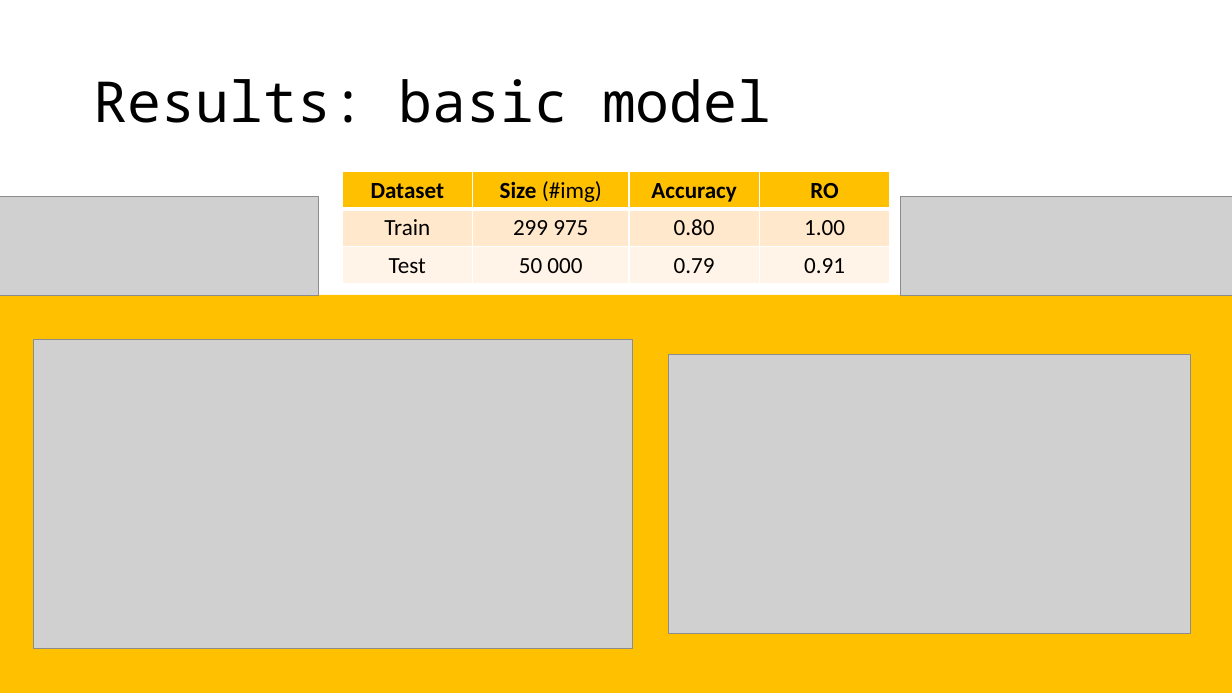
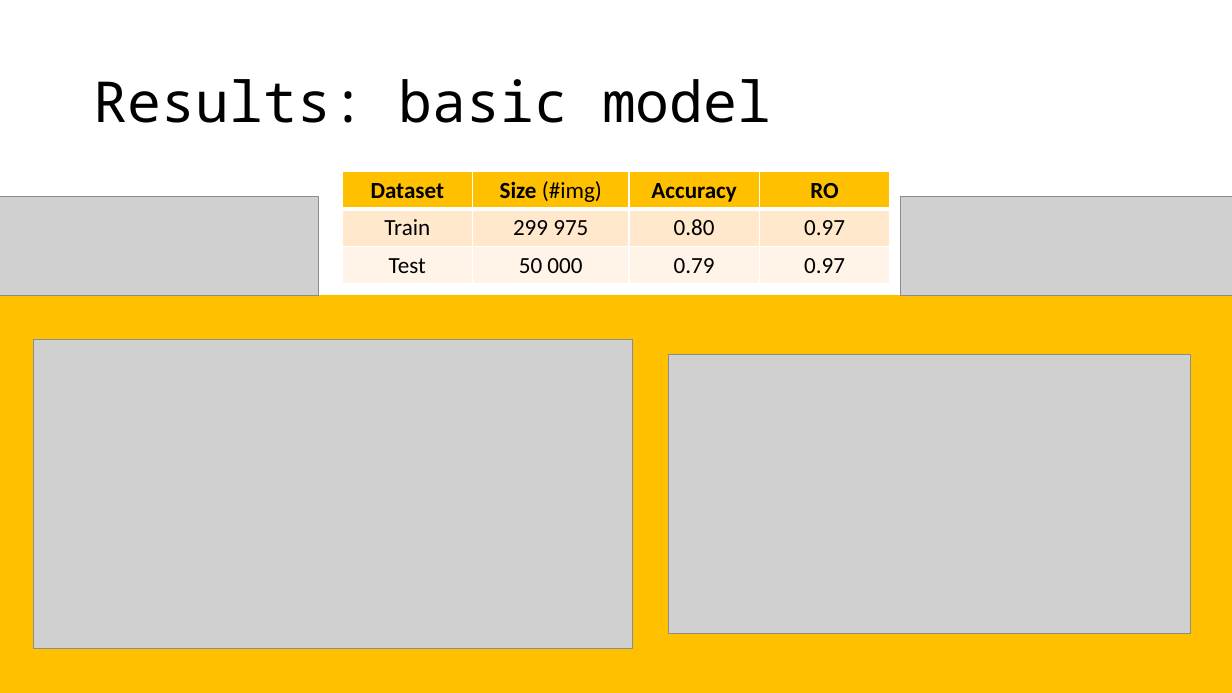
Before and after one commit to Strojove-uceni/final-projects-i_am_not_a_robot, a slide deck: slide 12 of presentation/Final_presentation_draft.pptx (slide 11 before the commit). Drawn at 1232x693 pixels with LibreOffice and Linux fonts; fonts in the diff are those of the drawing; grey boxes stand for pictures. Boxes give left, top, right and bottom in pixels: in the first picture for what was removed or moved away, otherwise in the second. Text is boxed around its words. In the diff, an @@ line names an element or a change of style, - is before the commit and + after.

Commit message:
add slide

```diff
--- a/presentation/Final_presentation_draft.pptx
+++ b/presentation/Final_presentation_draft.pptx
@@ table at (x1=342, y1=172, x2=889, y2=285) @@
-row 2, column 4: 1.00
+row 2, column 4: 0.97
-row 3, column 4: 0.91
+row 3, column 4: 0.97
```
Also in this commit, not shown: 1 other slide changed, 1 slide added.
